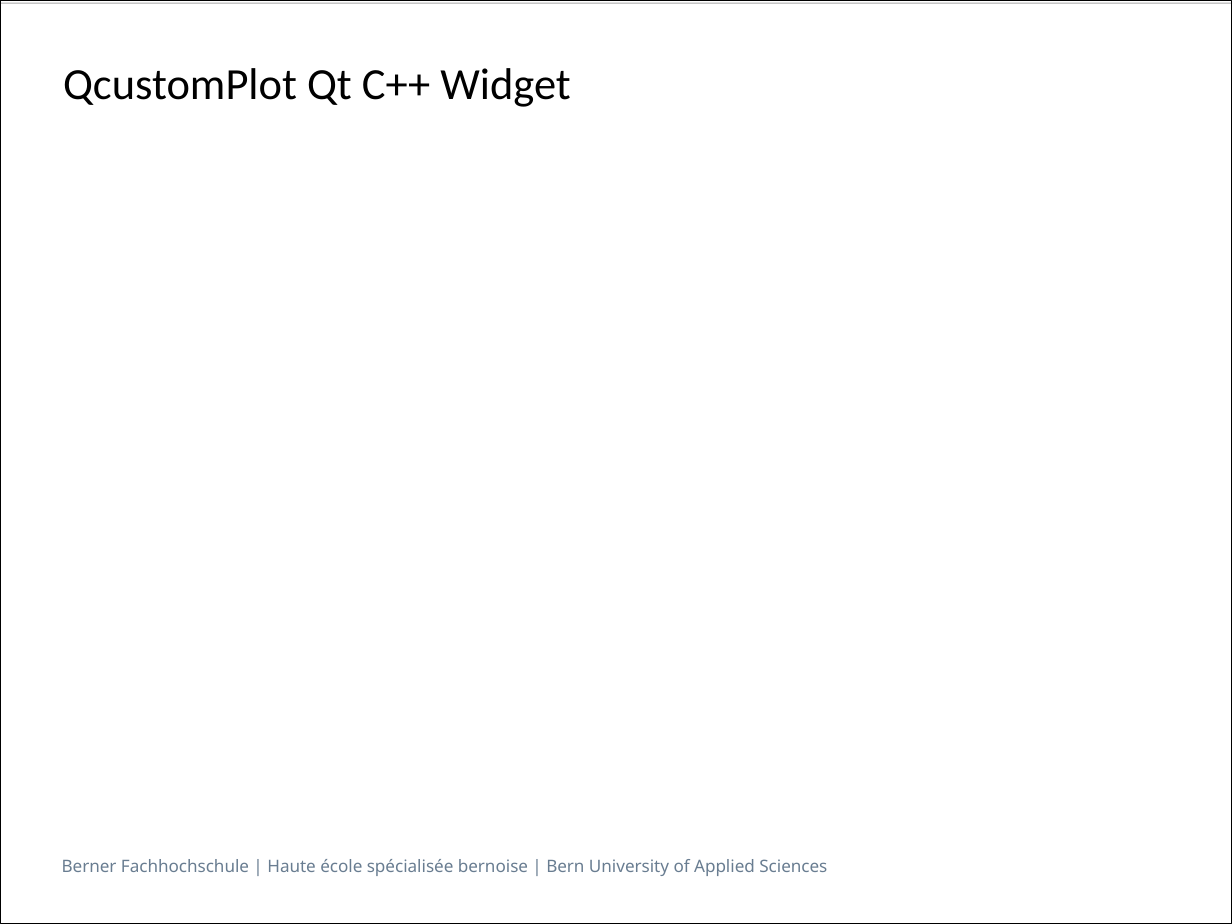
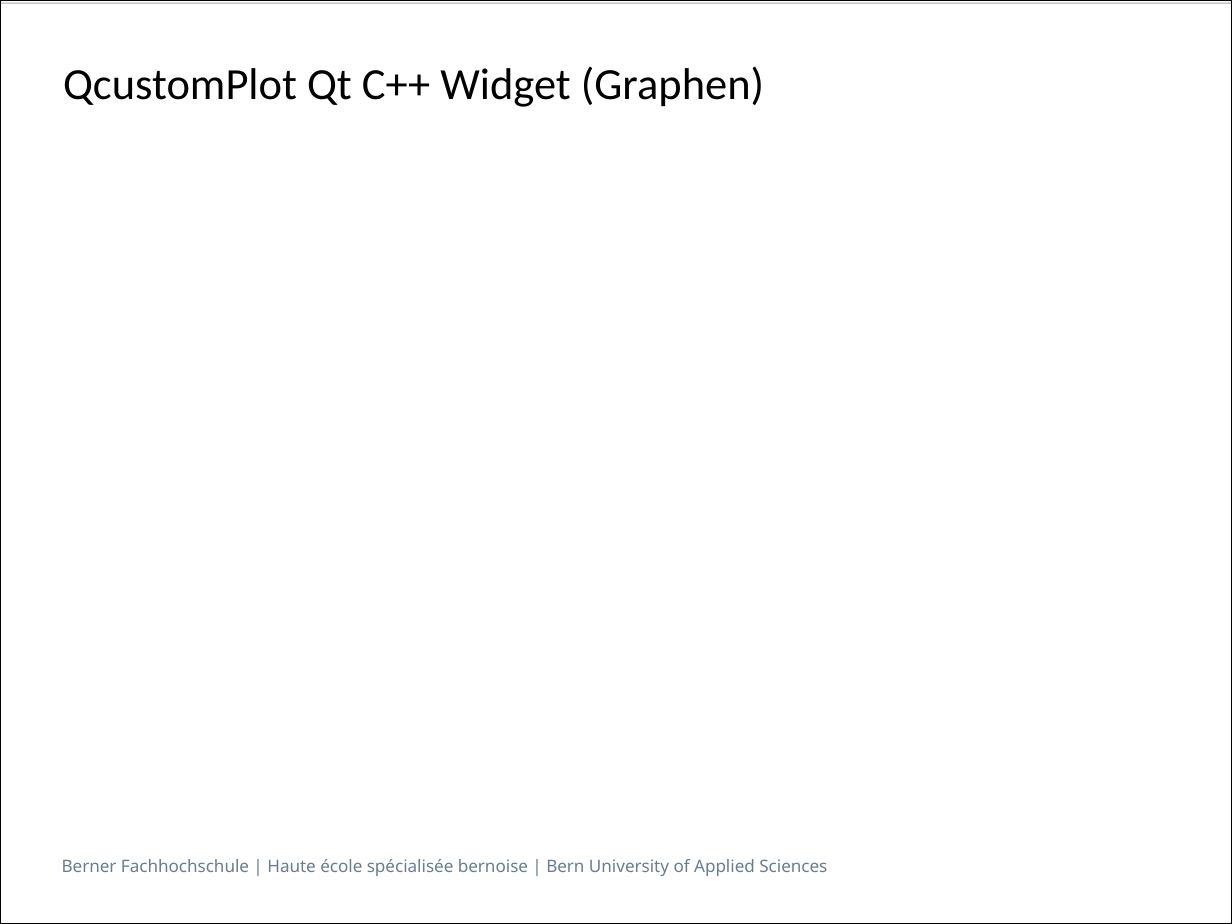
Before and after one commit to Overunity77/KlimaLogg, a slide deck: slide 12 of praesentation/Integrationsprojekt_danir1_suhnu1_chrib1.odp. Drawn at 1232x924 pixels with LibreOffice and Linux fonts; fonts in the diff are those of the drawing. Boxes give left, top, right and bottom in pixels: in the first picture for what was removed or moved away, otherwise in the second. Text is boxed around its words. In the diff, an @@ line names an element or a change of style, - is before the commit and + after.

Commit message:
vorbereiten der praesentation

```diff
--- a/praesentation/Integrationsprojekt_danir1_suhnu1_chrib1.odp
+++ b/praesentation/Integrationsprojekt_danir1_suhnu1_chrib1.odp
@@ title at <box>63,66,764,107</box>: text changed @@
-QcustomPlot Qt C++ Widget
+QcustomPlot Qt C++ Widget (Graphen)
```
